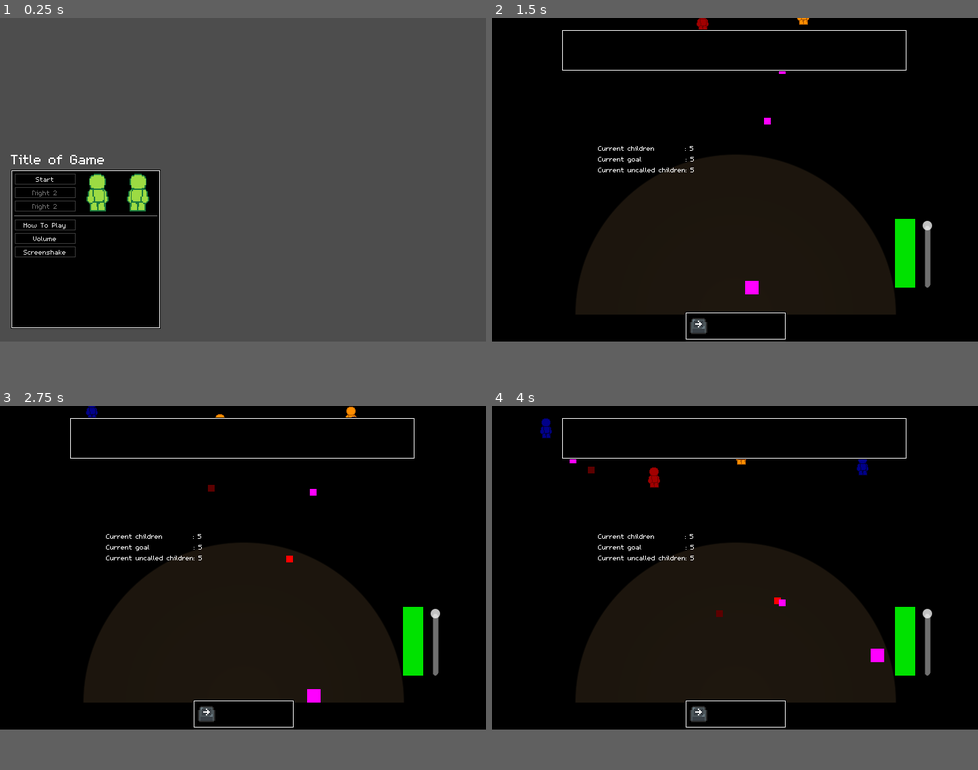
Above: before the commit, frames 1-4 (two rows, left to right).
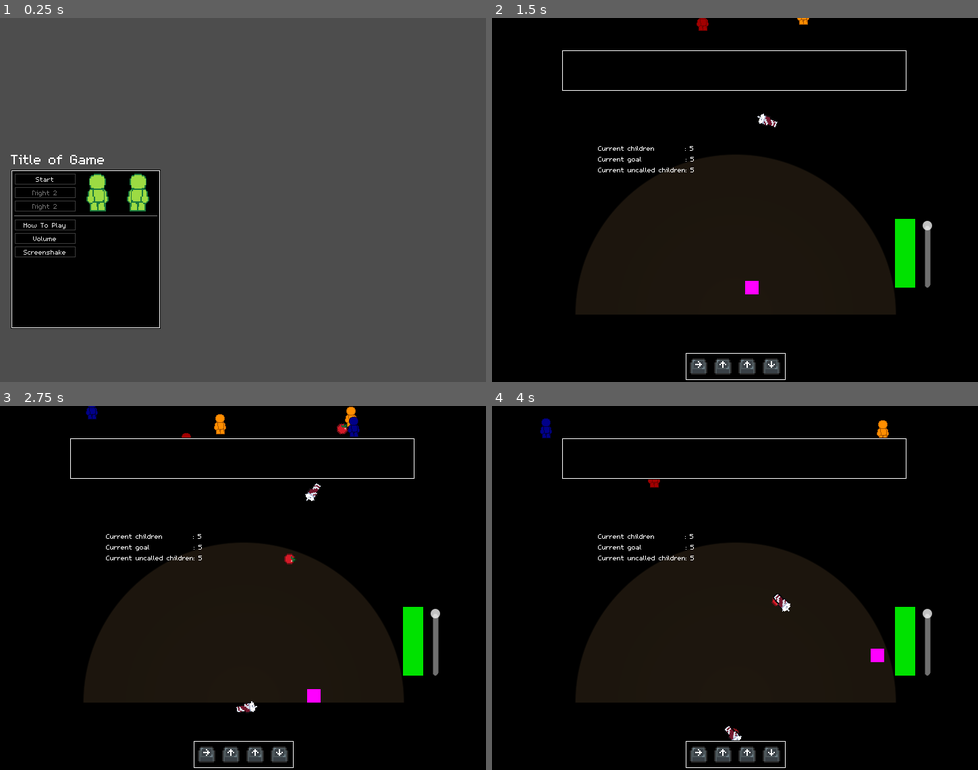
Above: after the commit, the same moments.

Repository: InRe-Dan/MiniJameGam34
Game: Godot game, scene res://menus/main_menu.tscn
Two runs of this game, one before a commit and one after it. Both use one fixed random seed, a clock stepped at 60 frames per second and the inputs below.
Inputs:
- Up to frame 1 (0.25 s): no input
- Up to frame 2 (1.5 s): click "Start" at 0.5 s; hold D (move_right) from 1.28 s (still down)
- Up to frame 3 (2.75 s): release D (move_right) at 2.03 s; hold S (move_down) from 2.03 s (still down)
- Up to frame 4 (4 s): release S (move_down) at 2.78 s; hold D (move_right) 2.78-3.53 s; hold W (move_up) from 3.53 s (still down)
In our replay, the window is 720x480 before the commit and 720x540 after it. These sizes can differ from the game's own. Grey fills any space a smaller window leaves; there, only what the larger window draws over its background counts as a difference.

The runs differ from the first frame. In frame 1, only the window size differs. In frame 2, 1.7% of the frame differs, in the area x 14-86%, y 3-100%; in frame 3, 2.1%; in frame 4, 2.1%.

Commit message:
Graphical changes

Diff:
--- a/Hazard/Hazards/puddle.tscn
+++ b/Hazard/Hazards/puddle.tscn
@@ -1,17 +1,25 @@
-[gd_scene load_steps=2 format=3 uid="uid://cw5pe6117mjgu"]
+[gd_scene load_steps=4 format=3 uid="uid://cw5pe6117mjgu"]
 
 [ext_resource type="PackedScene" uid="uid://bcudix53js4vw" path="res://Hazard/hazard.tscn" id="1_g0dmh"]
+[ext_resource type="Texture2D" uid="uid://l8yhhm0xotxx" path="res://Assets/Pixel_art/puddle.png" id="2_rq7bg"]
+
+[sub_resource type="CircleShape2D" id="CircleShape2D_fw234"]
+radius = 7.0
 
 [node name="Puddle" instance=ExtResource("1_g0dmh")]
+z_index = -1
 force = 2.4
 hitstun = 1.6
 lingering = true
 
 [node name="Sprite2D" parent="." index="0"]
-modulate = Color(0, 0.2, 1, 1)
+texture = ExtResource("2_rq7bg")
+
+[node name="CollisionShape2D" parent="." index="1"]
+shape = SubResource("CircleShape2D_fw234")
 
 [node name="Lifetime" type="Timer" parent="." index="2"]
-wait_time = 10.0
+wait_time = 6.0
 one_shot = true
 autostart = true
 
--- a/Hazard/Hazards/soda.tscn
+++ b/Hazard/Hazards/soda.tscn
@@ -1,9 +1,21 @@
-[gd_scene load_steps=3 format=3 uid="uid://ca6r6ki04qi2t"]
+[gd_scene load_steps=5 format=3 uid="uid://ca6r6ki04qi2t"]
 
 [ext_resource type="PackedScene" uid="uid://bcudix53js4vw" path="res://Hazard/hazard.tscn" id="1_dky05"]
 [ext_resource type="PackedScene" uid="uid://cw5pe6117mjgu" path="res://Hazard/Hazards/puddle.tscn" id="2_63uud"]
+[ext_resource type="Texture2D" uid="uid://b16nedf5ielq0" path="res://Assets/Pixel_art/soda.png" id="3_0dnsk"]
+
+[sub_resource type="CapsuleShape2D" id="CapsuleShape2D_r13ov"]
+radius = 3.0
+height = 13.0
 
 [node name="Soda" instance=ExtResource("1_dky05")]
 speed = 300.0
 satisfaction = 0.01
 lingering_spawn = ExtResource("2_63uud")
+
+[node name="Sprite2D" parent="." index="0"]
+texture = ExtResource("3_0dnsk")
+
+[node name="CollisionShape2D" parent="." index="1"]
+position = Vector2(0, 1)
+shape = SubResource("CapsuleShape2D_r13ov")
--- a/Hazard/Hazards/tomato.tscn
+++ b/Hazard/Hazards/tomato.tscn
@@ -1,10 +1,21 @@
-[gd_scene load_steps=2 format=3 uid="uid://bko632gtiaj3s"]
+[gd_scene load_steps=4 format=3 uid="uid://bko632gtiaj3s"]
 
 [ext_resource type="PackedScene" uid="uid://bcudix53js4vw" path="res://Hazard/hazard.tscn" id="1_n2gfx"]
+[ext_resource type="Texture2D" uid="uid://mnswvw4wp0eg" path="res://Assets/Pixel_art/Tomato_sheet.png" id="2_laftd"]
+
+[sub_resource type="CircleShape2D" id="CircleShape2D_svugl"]
+radius = 4.0
 
 [node name="Tomato" instance=ExtResource("1_n2gfx")]
-modulate = Color(1, 0, 0, 1)
 speed = 215.0
-force = 0.8
+force = 1.0
 satisfaction = 0.025
 hitstun = 0.6
+
+[node name="Sprite2D" parent="." index="0"]
+texture = ExtResource("2_laftd")
+hframes = 10
+frame = 1
+
+[node name="CollisionShape2D" parent="." index="1"]
+shape = SubResource("CircleShape2D_svugl")
--- a/Hazard/Powerups/clock.gd
+++ /dev/null
@@ -1,11 +0,0 @@
-extends Area2D
-
-
-# Called when the node enters the scene tree for the first time.
-func _ready() -> void:
-	pass # Replace with function body.
-
-
-# Called every frame. 'delta' is the elapsed time since the previous frame.
-func _process(delta: float) -> void:
-	pass
--- a/Hazard/Powerups/clock.tscn
+++ b/Hazard/Powerups/clock.tscn
@@ -1,11 +1,18 @@
-[gd_scene load_steps=3 format=3 uid="uid://dbm4gk525hsx1"]
+[gd_scene load_steps=5 format=3 uid="uid://dbm4gk525hsx1"]
 
 [ext_resource type="PackedScene" uid="uid://bcudix53js4vw" path="res://Hazard/hazard.tscn" id="1_mdet2"]
 [ext_resource type="PackedScene" uid="uid://b1evb6sdurnq" path="res://Player/StatusEffects/slow_time.tscn" id="2_m5g7f"]
+[ext_resource type="Texture2D" uid="uid://8o5t7pmuomhx" path="res://Assets/Pixel_art/clock.png" id="3_c8bxg"]
+
+[sub_resource type="CircleShape2D" id="CircleShape2D_rlxgb"]
+radius = 4.0
 
 [node name="Clock" instance=ExtResource("1_mdet2")]
 speed = 300.0
 status_effect = ExtResource("2_m5g7f")
 
 [node name="Sprite2D" parent="." index="0"]
-modulate = Color(0, 1, 0.3, 1)
+texture = ExtResource("3_c8bxg")
+
+[node name="CollisionShape2D" parent="." index="1"]
+shape = SubResource("CircleShape2D_rlxgb")
--- a/Hazard/hazard.gd
+++ b/Hazard/hazard.gd
@@ -28,6 +28,7 @@
 	var mod: float = 1.0
 	if Globals.time_slowed: mod = 0.25
 	position += velocity * delta * mod
+	rotation += (speed * mod) / 2000
 
 
 ## Collided with player
--- a/Hazard/hazard.tscn
+++ b/Hazard/hazard.tscn
@@ -1,22 +1,15 @@
-[gd_scene load_steps=4 format=3 uid="uid://bcudix53js4vw"]
+[gd_scene load_steps=2 format=3 uid="uid://bcudix53js4vw"]
 
 [ext_resource type="Script" path="res://Hazard/hazard.gd" id="1_rvm33"]
 
-[sub_resource type="PlaceholderTexture2D" id="PlaceholderTexture2D_thfl7"]
-size = Vector2(10, 10)
-
-[sub_resource type="CircleShape2D" id="CircleShape2D_r4v8d"]
-radius = 5.0
-
 [node name="Hazard" type="Area2D"]
+scale = Vector2(2, 2)
 collision_layer = 4
 monitorable = false
 script = ExtResource("1_rvm33")
 
 [node name="Sprite2D" type="Sprite2D" parent="."]
-texture = SubResource("PlaceholderTexture2D_thfl7")
 
 [node name="CollisionShape2D" type="CollisionShape2D" parent="."]
-shape = SubResource("CircleShape2D_r4v8d")
 
 [connection signal="body_entered" from="." to="." method="_on_body_entered"]
--- a/Hazard/hazard_manager.gd
+++ b/Hazard/hazard_manager.gd
@@ -49,6 +49,7 @@
 	time_since_last_hazard = 0.
 	# Between 0.6 and 1.4
 	frequency_modifier = 0.6 + randf() * 0.8
+	if Globals.time_slowed: frequency_modifier *= 0.25
 
 
 ## Returns a random hazard
@@ -74,10 +75,10 @@
 func _on_effect_deleted(effect: Status) -> void:
 	var last_effect
 	if effect is SlowTime:
-		last_effect = false
+		last_effect = true
 		for e in effects:
-			if e is SlowTime:
-				last_effect = true
+			if e is SlowTime and not e == effect:
+				last_effect = false
 				break
 		if last_effect: Globals.time_slowed = false
 
--- a/Jokes/keypress_prompt.gd
+++ b/Jokes/keypress_prompt.gd
@@ -29,7 +29,7 @@
 		joke_container.remove_child(child)
 	for keypress : JokeResource.Keypress in joke.sequence:
 		add(keypress)
-	joke_container.get_children().front().modulate = Color.WHITE
+	#joke_container.get_children().front().modulate = Color.WHITE
 	current_index = 0
 
 func progress() -> void:
@@ -54,7 +54,7 @@
 
 func add(keypress : JokeResource.Keypress) -> void:
 	var new : TextureRect = template.duplicate()
-	new.modulate = Color.TRANSPARENT
+	#new.modulate = Color.TRANSPARENT
 	if keypress.dir == JokeResource.Direction.RIGHT:
 		new.texture = right
 	if keypress.dir == JokeResource.Direction.LEFT:
--- a/Main/main.gd
+++ b/Main/main.gd
@@ -9,7 +9,7 @@
 
 signal satisfaction_changed(new : float)
 
-var difficulty: float = 1.0
+var difficulty: float = 0.5
 var satisfaction : float = 1.0:
 	set(x):
 		satisfaction = clamp(x, 0, 1)
--- a/Main/main.tscn
+++ b/Main/main.tscn
@@ -78,11 +78,13 @@
 scene_center = NodePath("StageCenter")
 
 [node name="Background" type="Sprite2D" parent="."]
+z_index = -20
 position = Vector2(376, 283)
 scale = Vector2(12.75, 9.84375)
 texture = SubResource("GradientTexture2D_syp3o")
 
 [node name="PlaceholderStage" type="Sprite2D" parent="."]
+z_index = -10
 position = Vector2(361, 312)
 texture = SubResource("GradientTexture2D_wc5b8")
 region_enabled = true
--- a/menus/main_menu.tscn
+++ b/menus/main_menu.tscn
@@ -8,6 +8,7 @@
 region = Rect2(103, 2, 18, 30)
 
 [node name="Main Menu" type="Control"]
+texture_filter = 1
 layout_mode = 3
 anchors_preset = 15
 anchor_right = 1.0
--- a/project.godot
+++ b/project.godot
@@ -22,7 +22,7 @@
 [display]
 
 window/size/viewport_width=720
-window/size/viewport_height=480
+window/size/viewport_height=540
 window/size/mode=2
 window/stretch/mode="viewport"
 window/stretch/scale_mode="integer"
Binary file removed: Assets/HealthBar/under.png
Binary file added: Assets/Pixel_art/clock.png
Not shown, added: Assets/Pixel_art/clock.png.import
Binary file added: Assets/Pixel_art/puddle.png
Not shown, added: Assets/Pixel_art/puddle.png.import
Binary file added: Assets/Pixel_art/soda.png
Not shown, changed: Assets/Pixel_art/soda.png.import
Not shown: 1 places in Main/main.tscn that only renumber resources
